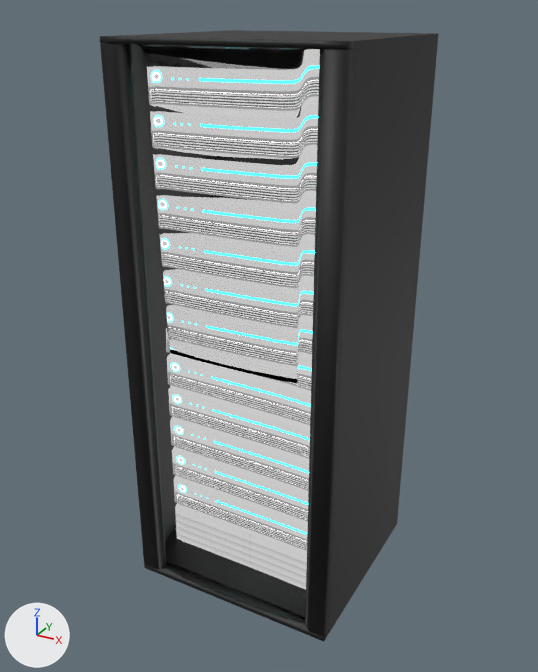
The glTF model models/rpo/server/server.glb, before and after one commit.
Camera for both pictures: a 50 mm lens placed at (1.8, -3.08, 1.61), pointed at (-0.03, 0.24, -0.05). Every picture has the same lights, and +X, +Y and +Z are marked at lower left.

Names of what the first picture shows: 'SERVER'.
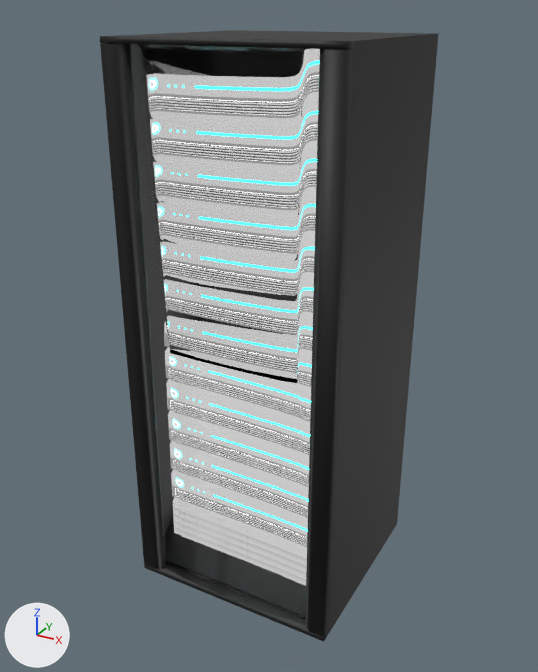
Boxes (x1, y1, x2, y2) around the edits, measured in the pictures (538 x 672 px):
'SERVER', surface changed: (141, 44, 323, 624) in both

Edits to the bpy script that builds the scene:
```text
Change mat_glass:
    mat_glass.ior: 1.2 -> 1.45
```
